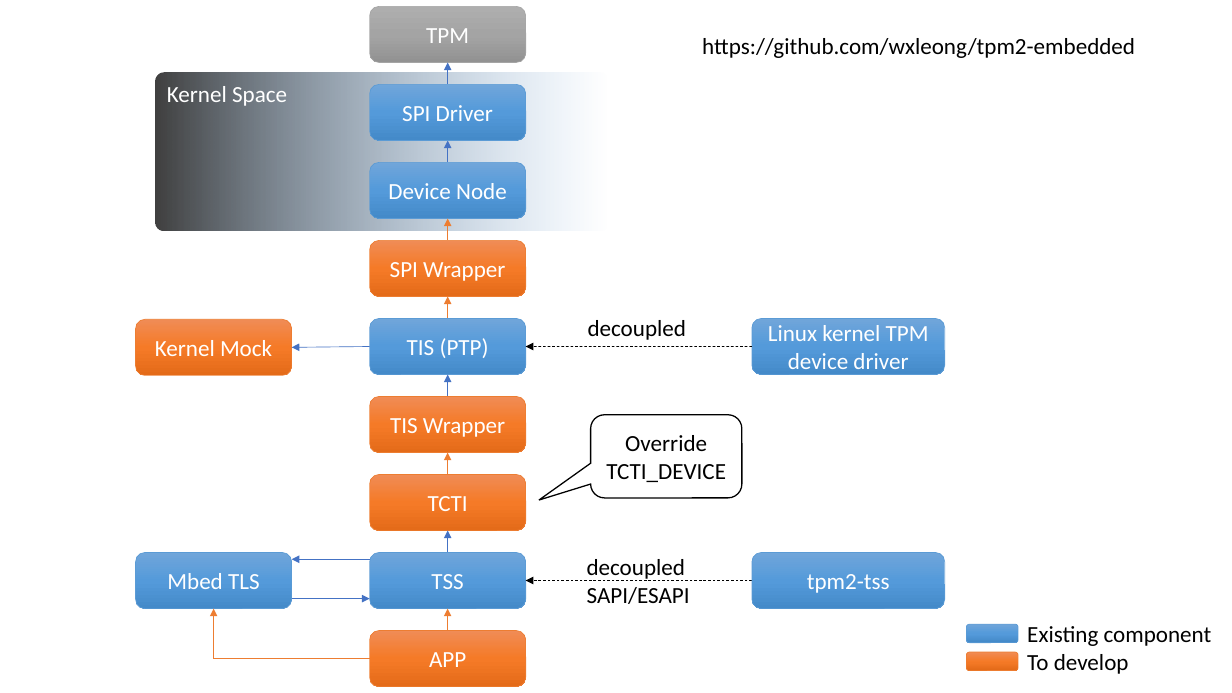
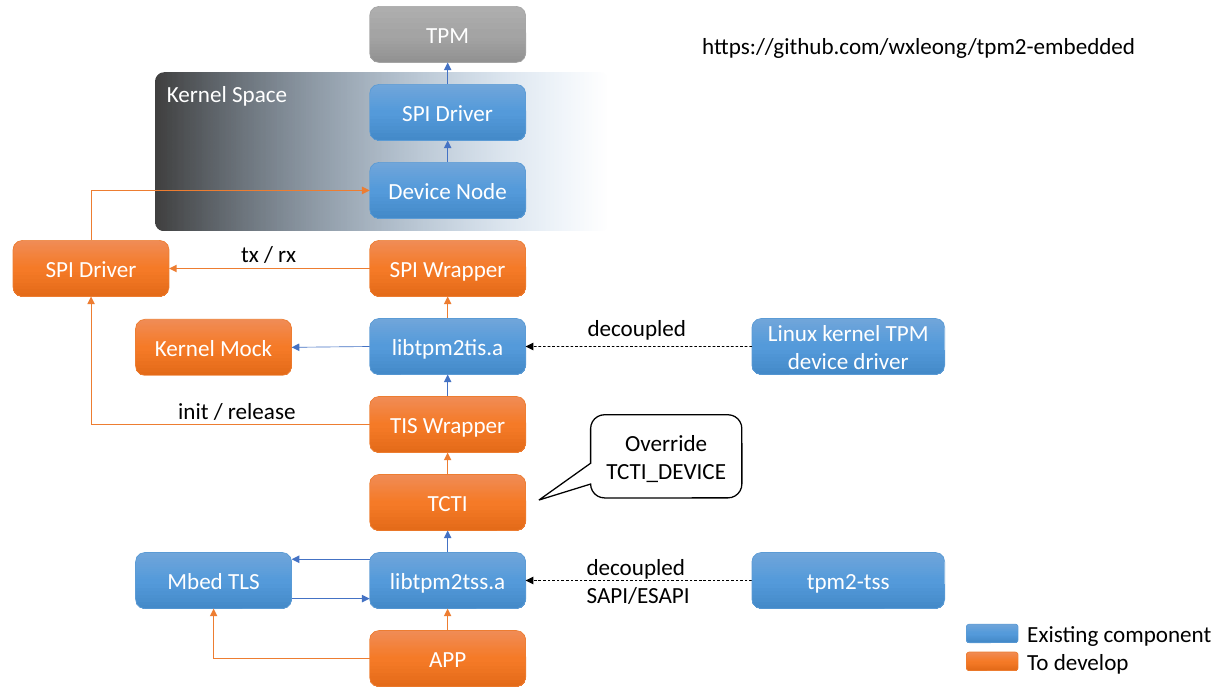
Before and after one commit to wxleong/tpm2-embedded, a slide deck: slide 3 of docs/architecture.pptx. Drawn at 1232x693 pixels with LibreOffice and Linux fonts; fonts in the diff are those of the drawing. Boxes give left, top, right and bottom in pixels: in the first picture for what was removed or moved away, otherwise in the second. Text is boxed around its words. In the diff, an @@ line names an element or a change of style, - is before the commit and + after.

```diff
--- a/docs/architecture.pptx
+++ b/docs/architecture.pptx
@@ elbow arrow added from (91, 240) to (370, 190), #ED7D31 0.5 pt @@
@@ arrow removed from (448, 240) to (448, 219) @@
@@ rounded rectangle added at (13, 240, 169, 297), fill gradient #F18C57 to #F67B28 to #E56C19, outline #ED7D31 0.5 pt, 18 pt, text #FFFFFF @@
+SPI Driver
@@ arrow added from (370, 269) to (169, 269), #ED7D31 0.5 pt @@
@@ text added at (241, 247, 296, 269), 18 pt, text #000000 @@
+tx / rx
@@ elbow arrow added from (370, 424) to (91, 297), #ED7D31 0.5 pt @@
@@ text in rounded rectangle at (392, 339, 503, 359): text changed @@
-TIS (PTP)
+libtpm2tis.a
@@ text added at (178, 403, 296, 425), 18 pt, text #000000 @@
+init / release
@@ text in rounded rectangle at (390, 573, 505, 593): text changed @@
-TSS
+libtpm2tss.a
```
Also in this commit, not shown: 1 other slide changed.
